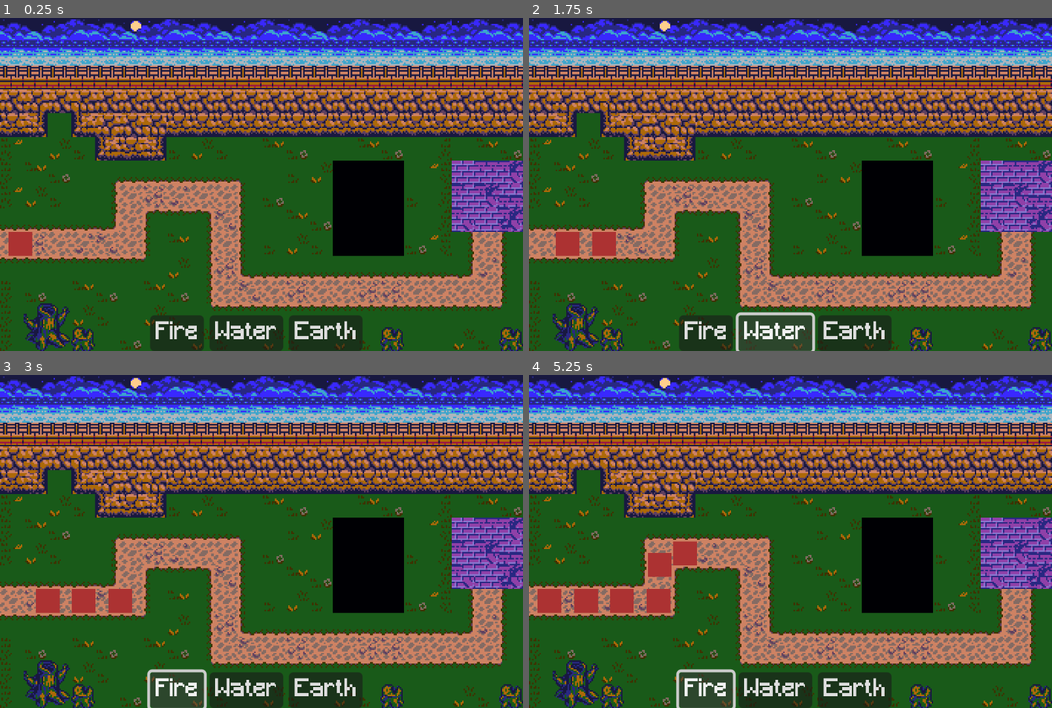
Above: before the commit, frames 1-4 (two rows, left to right).
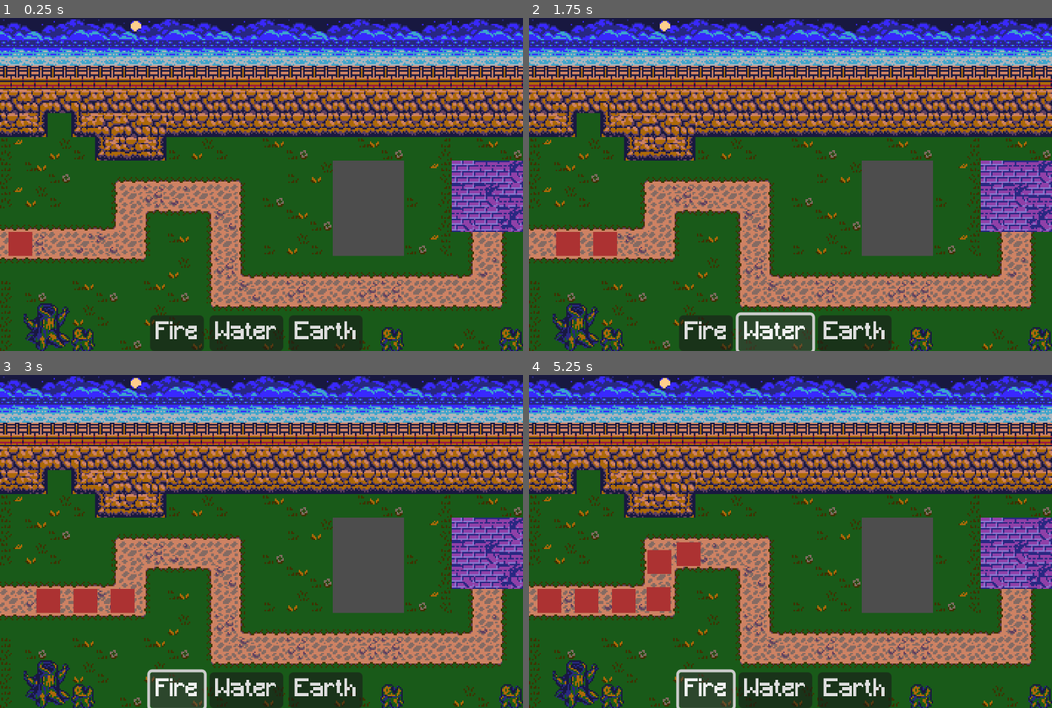
Above: after the commit, the same moments.

Repository: jake6724/tower_defense_jam
Game: Godot game, scene res://scenes/Main.tscn
The game is run twice, just before and just after one commit, with the same random seed, the same clock (stepped at 60 frames per second) and the same inputs.
Inputs:
- Up to frame 1 (0.25 s): no input
- Up to frame 2 (1.75 s): click "Fire" at 0.5 s; click "Water" at 1.25 s
- Up to frame 3 (3 s): click "Earth" at 2 s; click "Fire" at 2.75 s
- Up to frame 4 (5.25 s): click "Water" at 3.5 s; click "Earth" at 4.25 s; click "Fire" at 5 s

The runs differ from the first frame. In frame 1, 3.9% of the frame differs, in the area x 63-78%, y 42-72%; in frame 2, 4.0%; in frame 3, 4.0%; in frame 4, 4.3%, in the area x 8-78%, y 42-72%.

Commit message:
Add waypoint system

Diff:
--- a/scenes/Main.tscn
+++ b/scenes/Main.tscn
@@ -1,10 +1,9 @@
-[gd_scene load_steps=6 format=3 uid="uid://vb1cipw2nthp"]
+[gd_scene load_steps=5 format=3 uid="uid://vb1cipw2nthp"]
 
 [ext_resource type="Script" uid="uid://c6gn0gwhvt2he" path="res://scripts/main.gd" id="1_0bbpv"]
 [ext_resource type="PackedScene" uid="uid://eierlhsm86n1" path="res://scenes/level/WorldGrid.tscn" id="1_elqb8"]
 [ext_resource type="PackedScene" uid="uid://btulqisr6vlgj" path="res://scenes/player/PlayerController.tscn" id="4_rarhs"]
 [ext_resource type="Texture2D" uid="uid://bdoxi3q6udbd1" path="res://assets/placeholders/background.png" id="5_vcsgt"]
-[ext_resource type="PackedScene" uid="uid://cmh04ac36ddat" path="res://scenes/level/LevelOneEnvironment.tscn" id="7_nxtc6"]
 
 [node name="Main" type="Node2D"]
 script = ExtResource("1_0bbpv")
@@ -15,10 +14,8 @@
 [node name="PlayerController" parent="." node_paths=PackedStringArray("world_grid") instance=ExtResource("4_rarhs")]
 world_grid = NodePath("../WorldGrid")
 
-[node name="LevelOneEnvironment" parent="." instance=ExtResource("7_nxtc6")]
-z_index = -100
-
 [node name="TextureRect" type="TextureRect" parent="."]
+visible = false
 z_index = -4096
 offset_right = 40.0
 offset_bottom = 40.0
--- a/scenes/level/LevelOneEnvironment.tscn
+++ b/scenes/level/LevelEnvironmentOne.tscn
@@ -1,10 +1,12 @@
-[gd_scene load_steps=5 format=4 uid="uid://cmh04ac36ddat"]
-
-[ext_resource type="Script" uid="uid://c6gn0gwhvt2he" path="res://scripts/main.gd" id="1_wapqc"]
-[ext_resource type="Texture2D" uid="uid://mx037l5wyj6c" path="res://assets/art/sprites/spr_environment_atlas.png" id="7_w4ghn"]
-
-[sub_resource type="TileSetAtlasSource" id="TileSetAtlasSource_fpel0"]
-texture = ExtResource("7_w4ghn")
+[gd_scene load_steps=7 format=4 uid="uid://loutfuoic45j"]
+
+[ext_resource type="Script" uid="uid://b2p4p3fvxv2jk" path="res://scripts/level/level_environment.gd" id="1_c2pc5"]
+[ext_resource type="Texture2D" uid="uid://mx037l5wyj6c" path="res://assets/art/sprites/spr_environment_atlas.png" id="2_ylovj"]
+[ext_resource type="Script" uid="uid://cy2dgc1h1mhqd" path="res://scripts/level/waypoint_manager.gd" id="3_grsr5"]
+[ext_resource type="PackedScene" uid="uid://deixtoq82gyis" path="res://scenes/level/Waypoint.tscn" id="4_kqnko"]
+
+[sub_resource type="TileSetAtlasSource" id="TileSetAtlasSource_dl2pb"]
+texture = ExtResource("2_ylovj")
 0:0/0 = 0
 1:0/0 = 0
 2:0/0 = 0
@@ -1030,14 +1032,38 @@
 30:31/0 = 0
 31:31/0 = 0
 
-[sub_resource type="TileSet" id="TileSet_mxvfo"]
-sources/0 = SubResource("TileSetAtlasSource_fpel0")
-
-[node name="LevelOneEnvironment" type="Node2D"]
-texture_filter = 1
-script = ExtResource("1_wapqc")
+[sub_resource type="TileSet" id="TileSet_vykbn"]
+sources/0 = SubResource("TileSetAtlasSource_dl2pb")
+
+[node name="LevelEnvironmentOne" type="Node2D"]
+script = ExtResource("1_c2pc5")
 
 [node name="TileMapLayer" type="TileMapLayer" parent="."]
 texture_filter = 1
 tile_map_data = PackedByteArray("AAAAAAAAAAAHAAAAAAABAAAAAAAIAAAAAAACAAAAAAAJAAAAAAADAAAAAAAKAAAAAAAEAAAAAAAHAAAAAAAFAA …(4656 unchanged characters)…
-tile_set = SubResource("TileSet_mxvfo")
+tile_set = SubResource("TileSet_vykbn")
+
+[node name="WaypointManager" type="Node2D" parent="."]
+script = ExtResource("3_grsr5")
+metadata/_custom_type_script = "uid://cy2dgc1h1mhqd"
+
+[node name="Waypoint" parent="WaypointManager" instance=ExtResource("4_kqnko")]
+position = Vector2(0, 144)
+
+[node name="Waypoint2" parent="WaypointManager" instance=ExtResource("4_kqnko")]
+position = Vector2(80, 144)
+
+[node name="Waypoint3" parent="WaypointManager" instance=ExtResource("4_kqnko")]
+position = Vector2(80, 112)
+
+[node name="Waypoint4" parent="WaypointManager" instance=ExtResource("4_kqnko")]
+position = Vector2(144, 112)
+
+[node name="Waypoint5" parent="WaypointManager" instance=ExtResource("4_kqnko")]
+position = Vector2(144, 176)
+
+[node name="Waypoint6" parent="WaypointManager" instance=ExtResource("4_kqnko")]
+position = Vector2(320, 176)
+
+[node name="Waypoint7" parent="WaypointManager" instance=ExtResource("4_kqnko")]
+position = Vector2(320, 144)
--- a/scripts/game_manager.gd
+++ b/scripts/game_manager.gd
@@ -5,15 +5,17 @@
 var active_path: PackedVector2Array
 var active_spawn_location: Vector2 # In world coordinates
 
-# LEVEL PATHS
-var path_1: PackedVector2Array = [Vector2(0,9), Vector2(1,9), Vector2(2,9), Vector2(3,9), Vector2(4,9), Vector2(5,9),
-Vector2(5,8), Vector2(5,7), Vector2(6,7), Vector2(7,7), Vector2(8,7), Vector2(9,7), Vector2(9, 8), Vector2(9, 9),
-Vector2(9, 10), Vector2(9,11), Vector2(10,11), Vector2(11,11), Vector2(12,11), Vector2(13,11),Vector2(14,11),Vector2(15,11),
-Vector2(15,10),Vector2(15,9)]
+var levels: Array[PackedScene] = [preload("res://scenes/level/LevelEnvironmentOne.tscn")]
+var active_level: LevelEnvironment
+
+var path_1
 var path_1_spawn_location: Vector2 = Vector2(0,9)
 
 func _ready():
-	active_path = convert_path_to_world(path_1)
+	active_level = levels[0].instantiate()
+	add_child(active_level)
+	print(active_level)
+	active_path = convert_path_to_world((active_level.waypoint_manager.get_waypoint_path()))
 	active_spawn_location = (active_path[0])
 
 	# Configure Enemy Spawner
--- /dev/null
+++ b/scripts/level/level_environment.gd
@@ -0,0 +1,5 @@
+class_name LevelEnvironment
+extends Node2D
+
+# Child References
+@onready var waypoint_manager: WaypointManager = $WaypointManager
--- a/scripts/level/waypoint_manager.gd
+++ b/scripts/level/waypoint_manager.gd
@@ -1,10 +1,14 @@
 class_name WaypointManager
 extends Node2D
 
-var waypoint_path: Array[Vector2]
+func _ready():
+	hide()
 
-func _ready():
+func get_waypoint_path() -> PackedVector2Array:
+	var waypoint_path: PackedVector2Array
+
 	for child in get_children():
 		waypoint_path.append(GameManager.world_to_grid(child.position)) # Does world to grid because that is the original implementation for manually entered paths
 
-	GameManager.path_1 = waypoint_path
+	print("waypoint path: ", waypoint_path)
+	return waypoint_path
Not shown, added: scripts/level/level_environment.gd.uid
